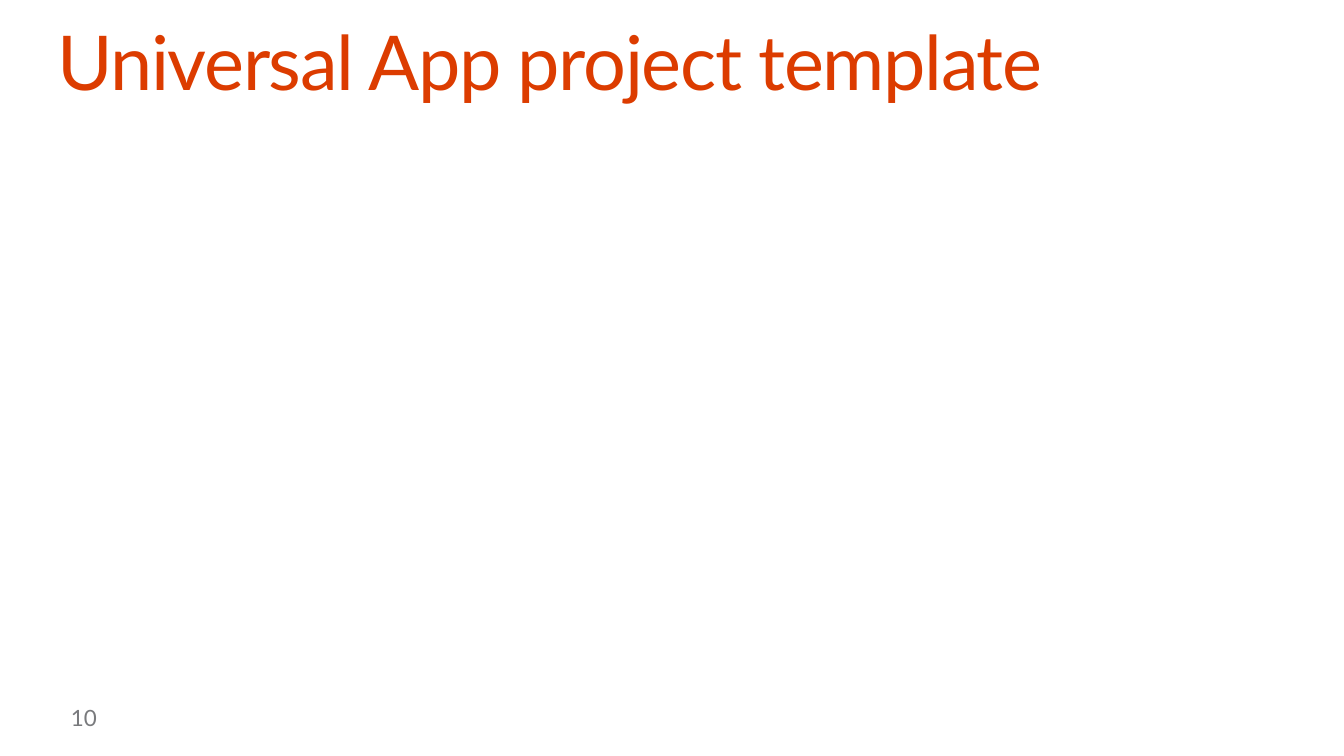
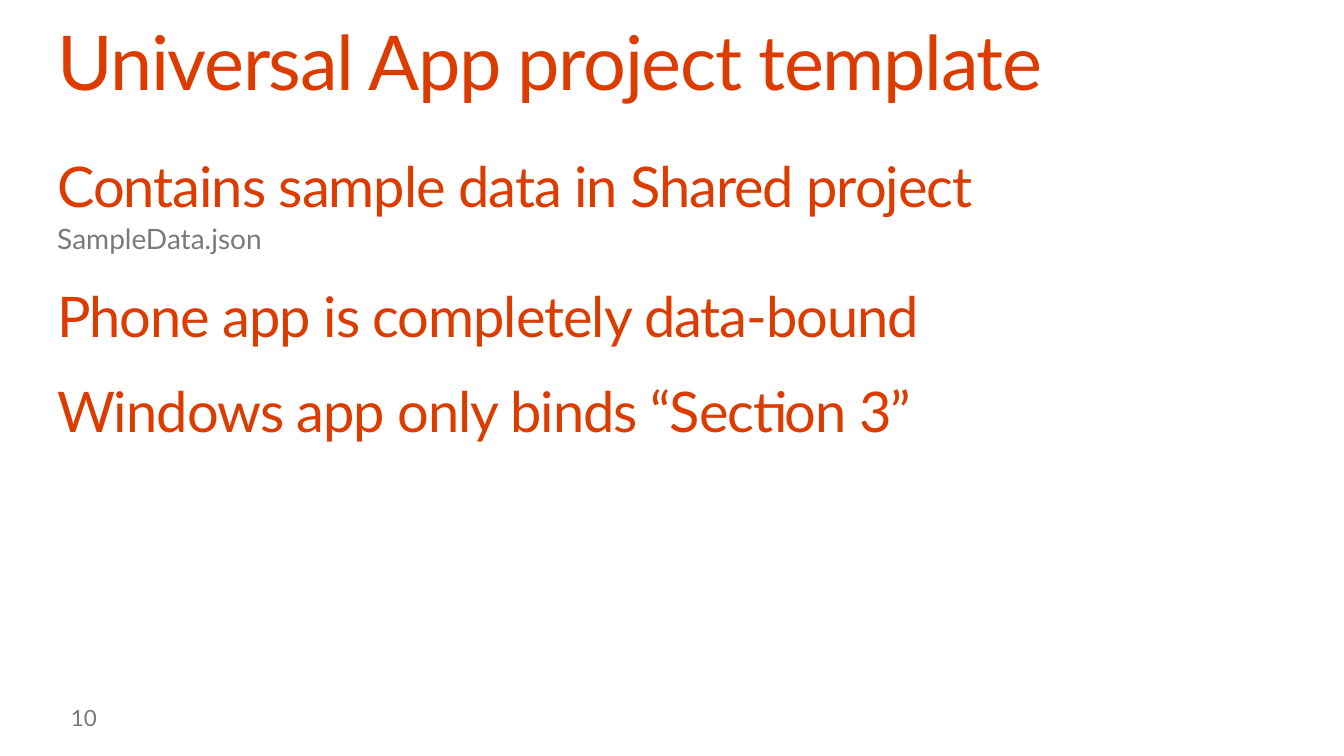
Before and after one commit to OfficeDev/TrainingContent, a slide deck: slide 10 of O3654-5 Deep dive into native Universal Windows App Development with Office 365 APIs/Deep Dive into native Universal App development with Office 365 APIs.pptx. Drawn at 1344x756 pixels with LibreOffice and Linux fonts; fonts in the diff are those of the drawing; background and template pictures are left out. Boxes give left, top, right and bottom in pixels: in the first picture for what was removed or moved away, otherwise in the second. Text is boxed around its words. In the diff, an @@ line names an element or a change of style, - is before the commit and + after.

```diff
--- a/O3654-5 Deep dive into native Universal Windows App Development with Office 365 APIs/Deep Dive into native Universal App development with Office 365 APIs.pptx
+++ b/O3654-5 Deep dive into native Universal Windows App Development with Office 365 APIs/Deep Dive into native Universal App development with Office 365 APIs.pptx
@@ text added at (57,165,973,442), 40 pt, text #DC3C00 @@
+Contains sample data in Shared project
+  SampleData.json
+Phone app is completely data-bound
+Windows app only binds “Section 3”
```
Also in this commit, not shown: 3 other slides changed, 2 slides added.
